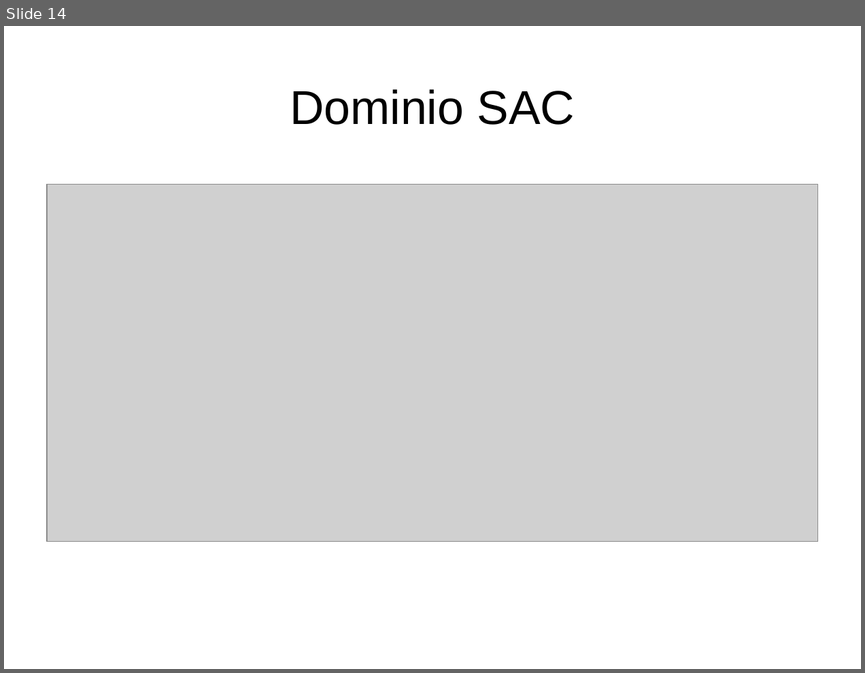
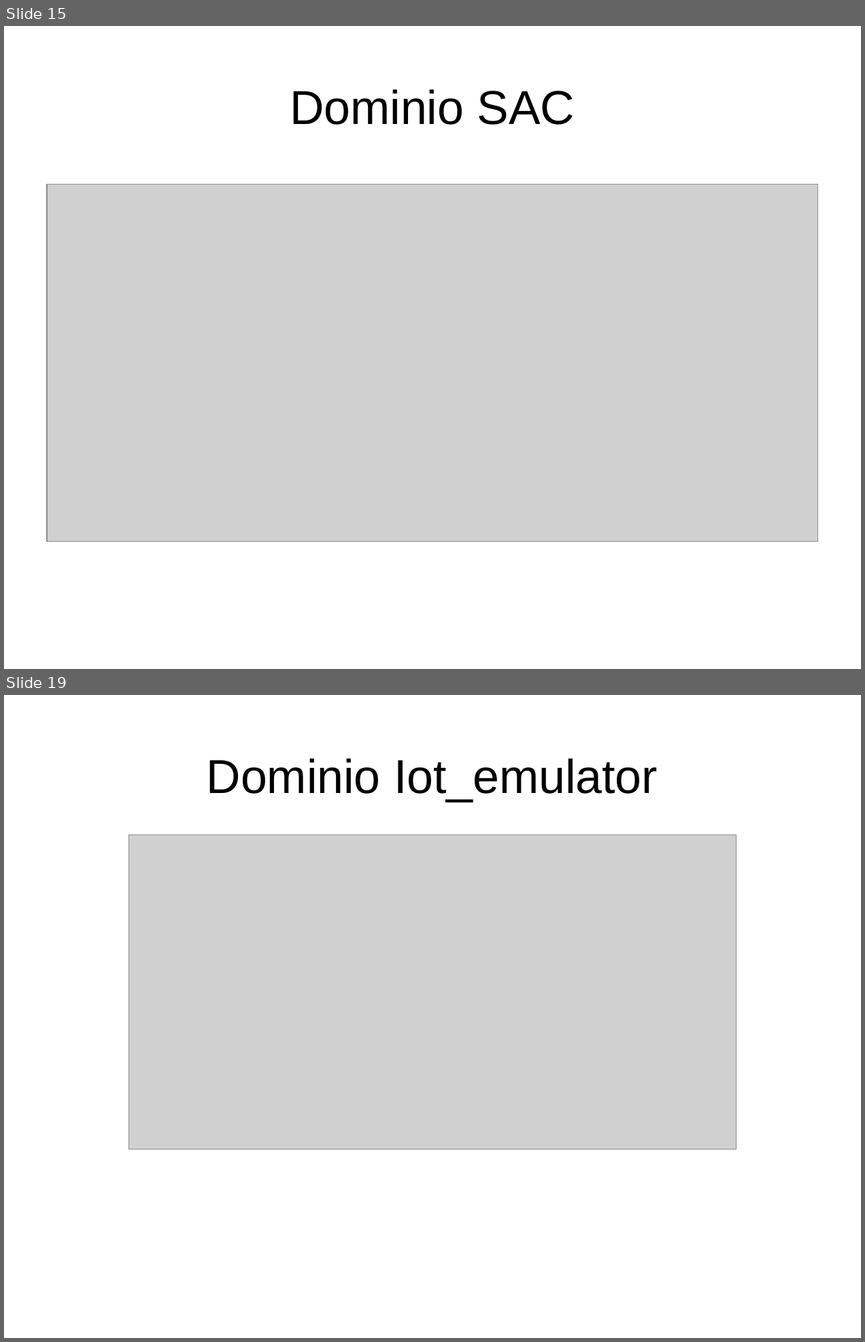
Before and after one commit to danielsalgadop/sac, a slide deck: docs/presentation/social_access_controller.odp. Shown one above the other, each under a label of ours: slide 14 before the commit, slides 15 and 19 after it; the slides between them are not shown. The pictures are 865x673 and 865x1342 pixels, drawn with LibreOffice and Linux fonts; fonts in the diff are those of the drawing; grey boxes stand for pictures. Boxes give left, top, right and bottom in pixels: in the first picture for what was removed or moved away, otherwise in the second. Text is boxed around its words. In the diff, an @@ line names an element or a change of style, - is before the commit and + after.

```diff
--- a/docs/presentation/social_access_controller.odp
+++ b/docs/presentation/social_access_controller.odp
@@ slide 19 added at box(4, 695, 861, 1338), background #FFFFFF @@
@@ title added at box(207, 758, 657, 802), 44 pt, text #000000 @@
+Dominio Iot_emulator
@@ picture added at box(128, 835, 736, 1149) @@
@@ what was slide 14 is now slide 15 @@
```
Also in this commit, not shown: 8 other slides added, 2 slides removed, 12 other files.
